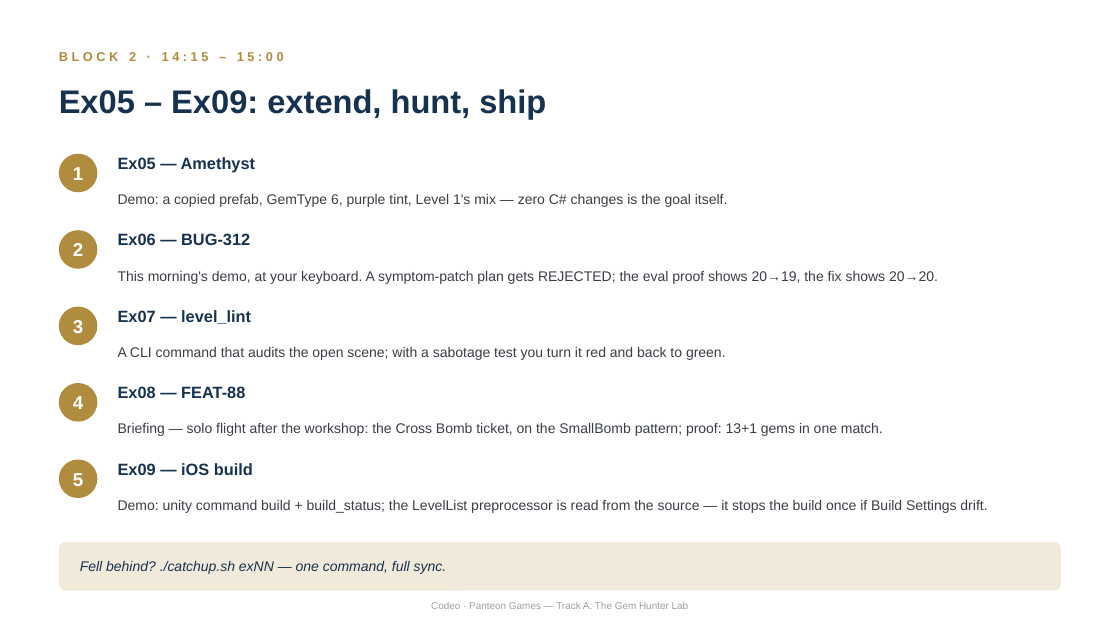
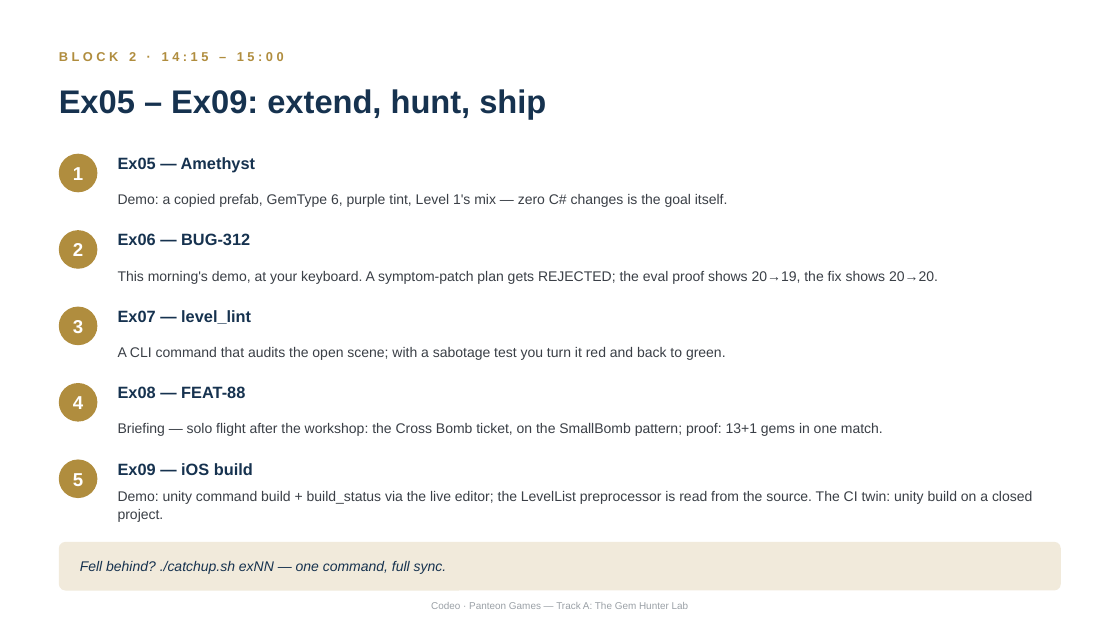
Before and after one commit to thickiran/panteon-workshop-materials, a slide deck: slide 5 of single_day/slides/04_track_a_gem_hunter.pptx. Drawn at 1120x630 pixels with LibreOffice and Linux fonts; fonts in the diff are those of the drawing. Boxes give left, top, right and bottom in pixels: in the first picture for what was removed or moved away, otherwise in the second. Text is boxed around its words. In the diff, an @@ line names an element or a change of style, - is before the commit and + after.

```diff
--- a/single_day/slides/04_track_a_gem_hunter.pptx
+++ b/single_day/slides/04_track_a_gem_hunter.pptx
@@ text at <box>118,491,1032,522</box>: text changed @@
-Demo: unity command build + build_status; the LevelList preprocessor is read from the source — it stops the build once if Build Settings drift.
+Demo: unity command build + build_status via the live editor; the LevelList preprocessor is read from the source. The CI twin: unity build on a closed project.
```
Also in this commit, not shown: 2 other files.
